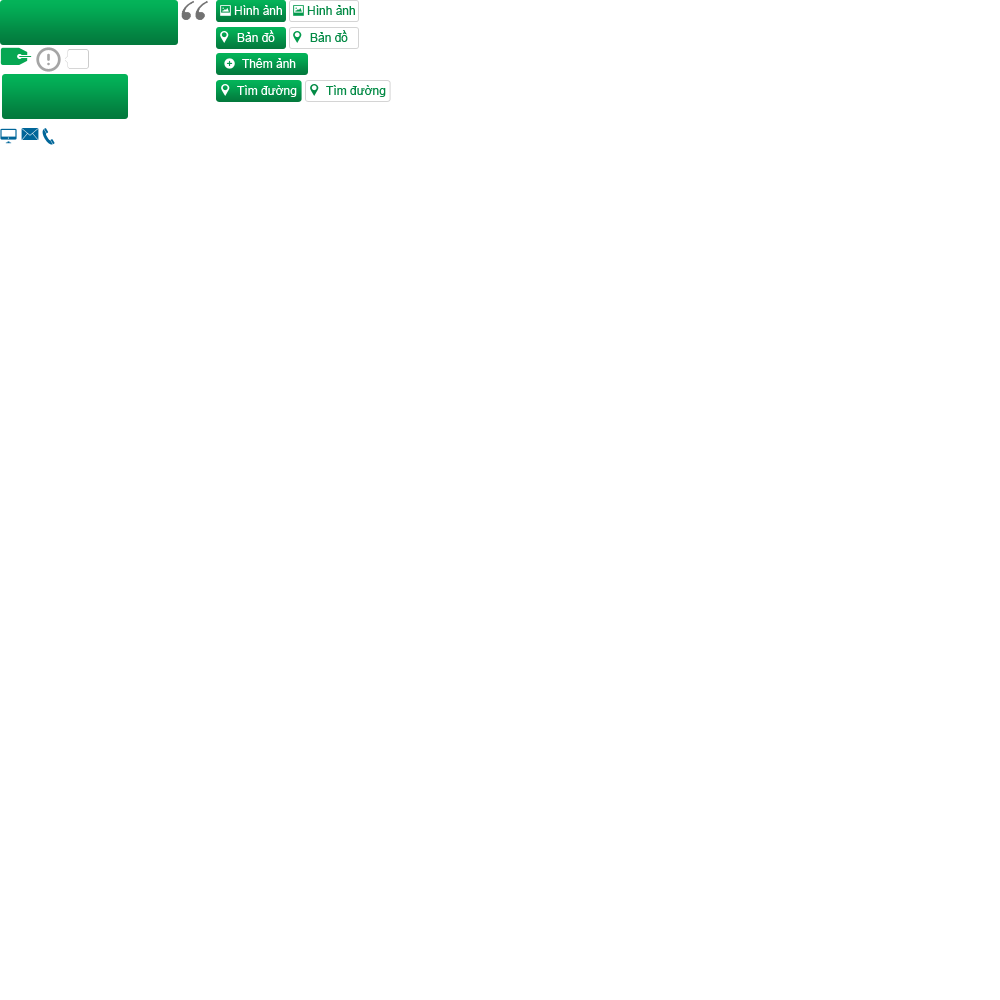
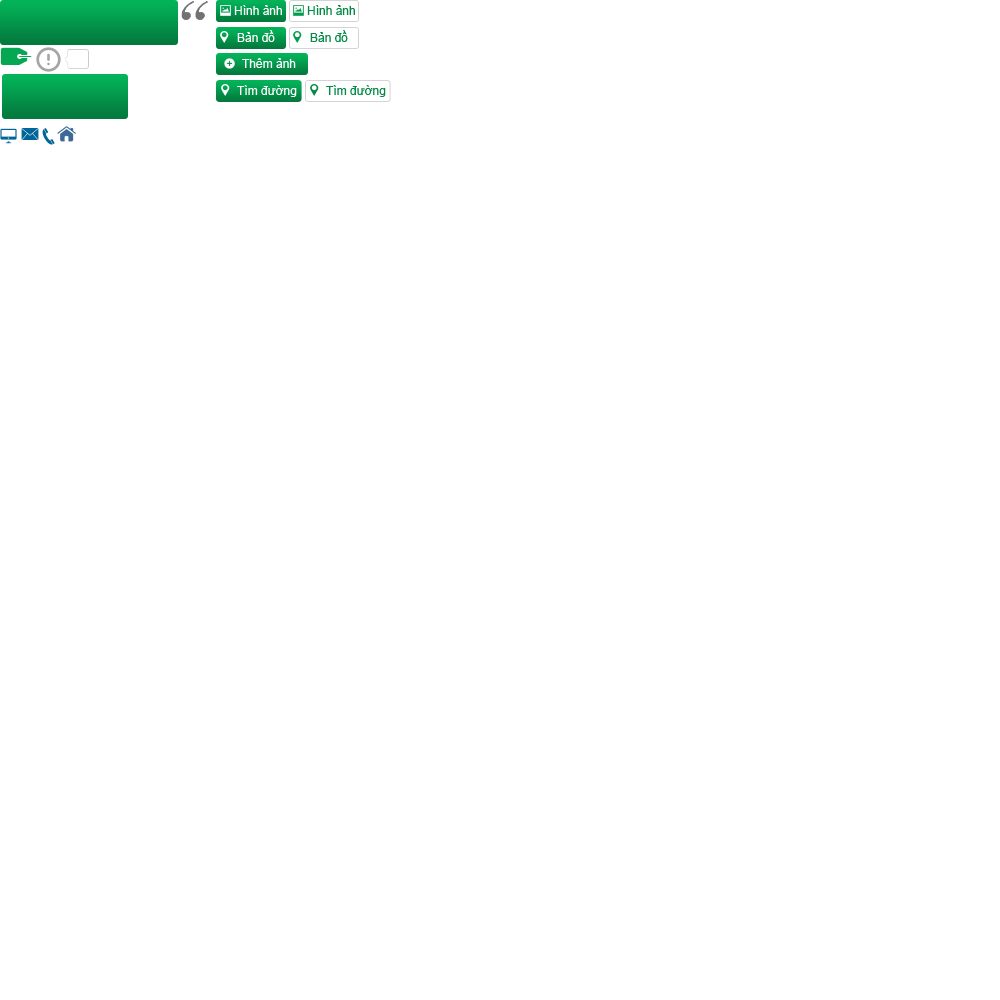
Two versions of the same layered image (1000 x 1000). Layer-by-layer changes:
added layer "home_icon" above "home" over [57, 126, 76, 142]
